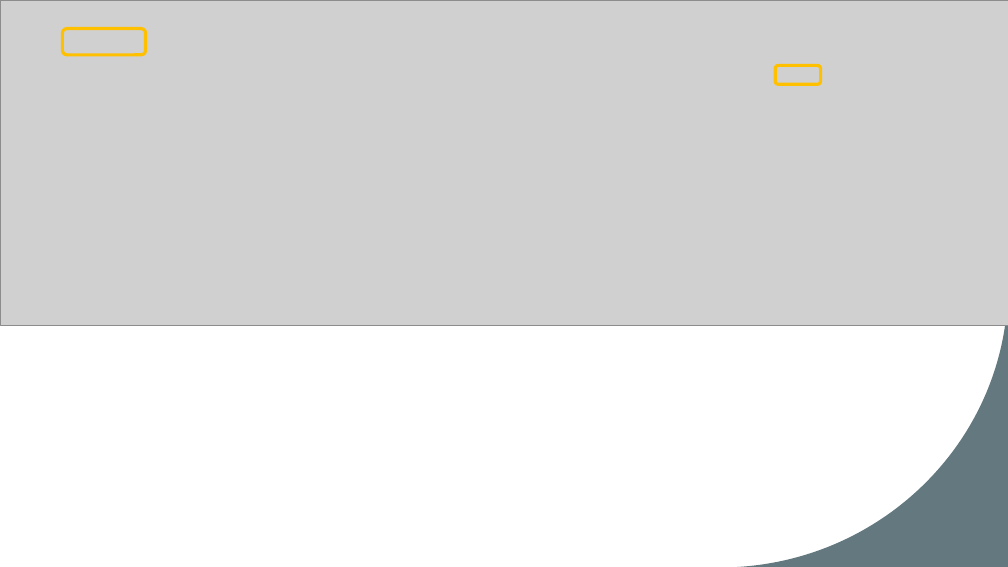
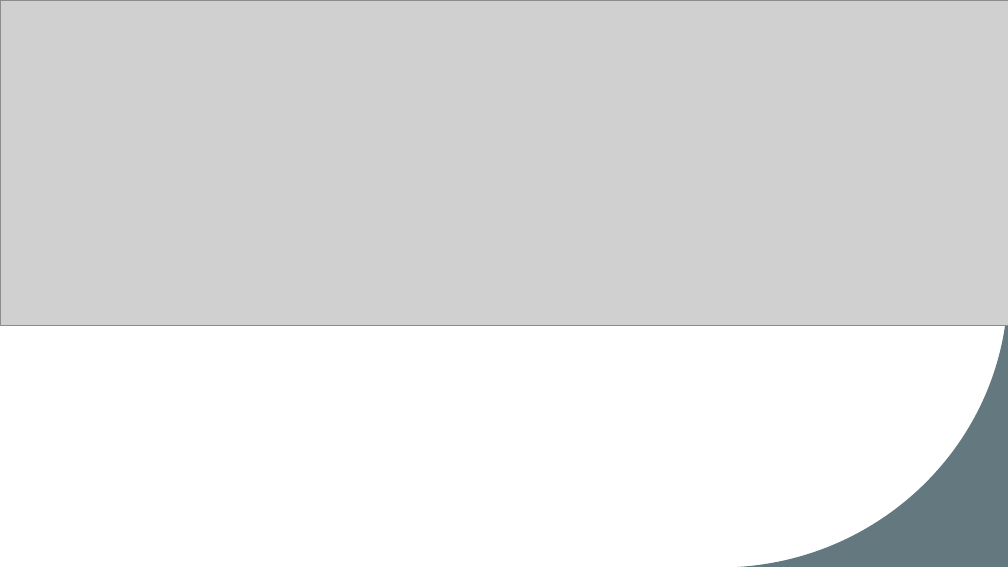
Before and after one commit to josephine-mckelvy/2025-CAH, a slide deck: slide 5 of 2025-06-30 CAH.pptx (slide 4 before the commit). Drawn at 1008x567 pixels with LibreOffice and Linux fonts; fonts in the diff are those of the drawing; grey boxes stand for pictures. Boxes give left, top, right and bottom in pixels: in the first picture for what was removed or moved away, otherwise in the second. Text is boxed around its words. In the diff, an @@ line names an element or a change of style, - is before the commit and + after.

```diff
--- a/2025-06-30 CAH.pptx
+++ b/2025-06-30 CAH.pptx
@@ rounded rectangle removed at box(63, 29, 146, 55) @@
@@ rounded rectangle removed at box(775, 65, 820, 84) @@
```
Also in this commit, not shown: 3 slides added, 1 slide removed, 9 other files.
